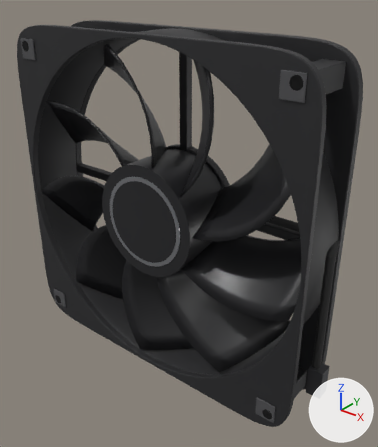
The glTF model Assets/Models/Gltbs/Fan_120.glb, before and after one commit.
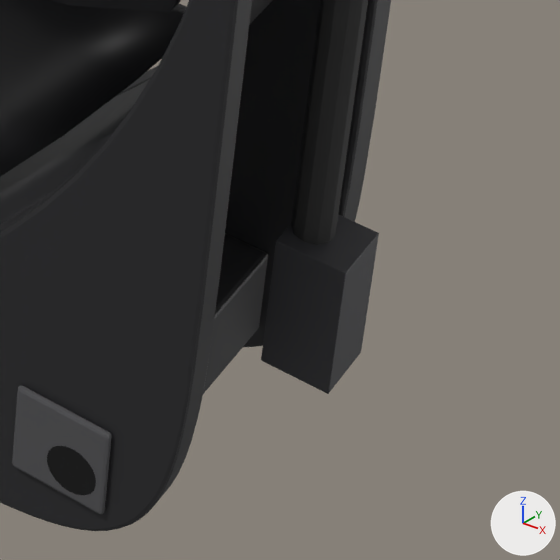
There are two pictures of each version: one whole from a 50 mm camera at (0.1111, -0.1261, 0.0765) aimed at (0.0084, 0.0023, -0.0032), one close up on the part from 67% to 97% of the width and 71% to 97% of the height. The lights are fixed; the arrows at lower right show +X, +Y and +Z. The first two pictures are the older version. Where no turn or scale is listed for an object, it has been applied to the vertices. Vertices at exactly the same position are counted once.

The first close-up shows 'Fan_120_Fan_Cable', 'Fan_120_Fan_Frame', 'Fan_120_Fan_Pads', 'Fan_120_Fan_Rotor'.
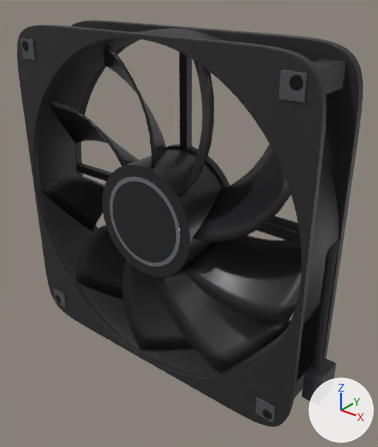
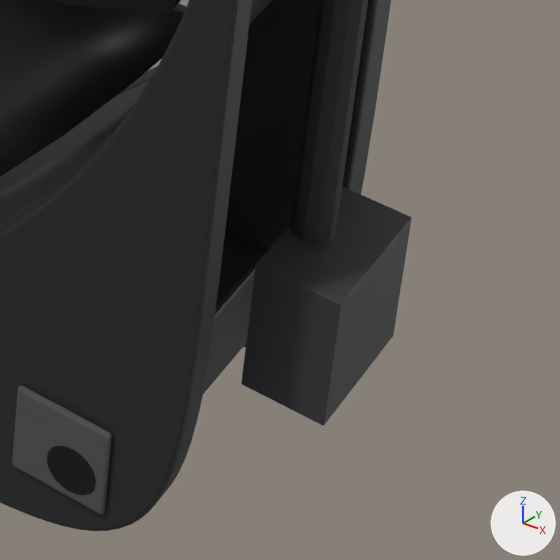
Commit message: Added Cable model files

Changed parts and their boxes (x1, y1, x2, y2) in the close-ups (560 x 560 px; the box of a moved part takes in the faces that stretch with it):
'Fan_120_Fan_Cable', reshaped
    before: (261, 0, 379, 394)
    after: (241, 0, 412, 426)
part 1 of me_fan_120_fan_cable, moved or reshaped
    before: (261, 215, 379, 394)
    after: (241, 186, 412, 426)

The edits, one by one:
me_fan_120_fan_cable is used by ob_fan_120_fan_cable; location (0.0, 0.0, 0.0).
me_fan_120_fan_cable had 478 vertices, 944 faces and spanned x 0.02..0.065, y -0.0024..0.0124, z -0.046..0.0048.
me_fan_120_fan_cable now has 622 vertices, 1220 faces and spans x 0.02..0.066, y -0.0051..0.0124, z -0.046..0.0048.
Part 1, on me_fan_120_fan_cable:
14 vertices in x 0.0602..0.0603, y -0.0024..-0.0023, z -0.046..-0.036 move by (0.0, -0.0027, 0.0).
14 vertices in x 0.0602..0.0603, y 0.0023..0.0024, z -0.046..-0.036 move by (0.0, 0.0027, 0.0).
14 vertices in x 0.0649..0.065, y -0.0024..-0.0023, z -0.046..-0.036 move by (0.001, -0.0027, 0.0).
14 vertices in x 0.0649..0.065, y 0.0023..0.0024, z -0.046..-0.036 move by (0.001, 0.0027, 0.0).
11 vertices in x 0.0612..0.0613, y -0.0011, z -0.046..-0.0459 move by (0.0013, -0.0033, 0.0).
11 vertices in x 0.0639..0.064, y -0.0011, z -0.046..-0.0459 move by (-0.0003, -0.0033, 0.0).
26 vertices move from x 0.0612..0.064, y -0.0012..0.0012, z -0.046..-0.0459 to x 0.0625..0.0637, y -0.0044..-0.0032, z -0.046..-0.0459.
Other edits to the shape of me_fan_120_fan_cable do not show in these pictures.
